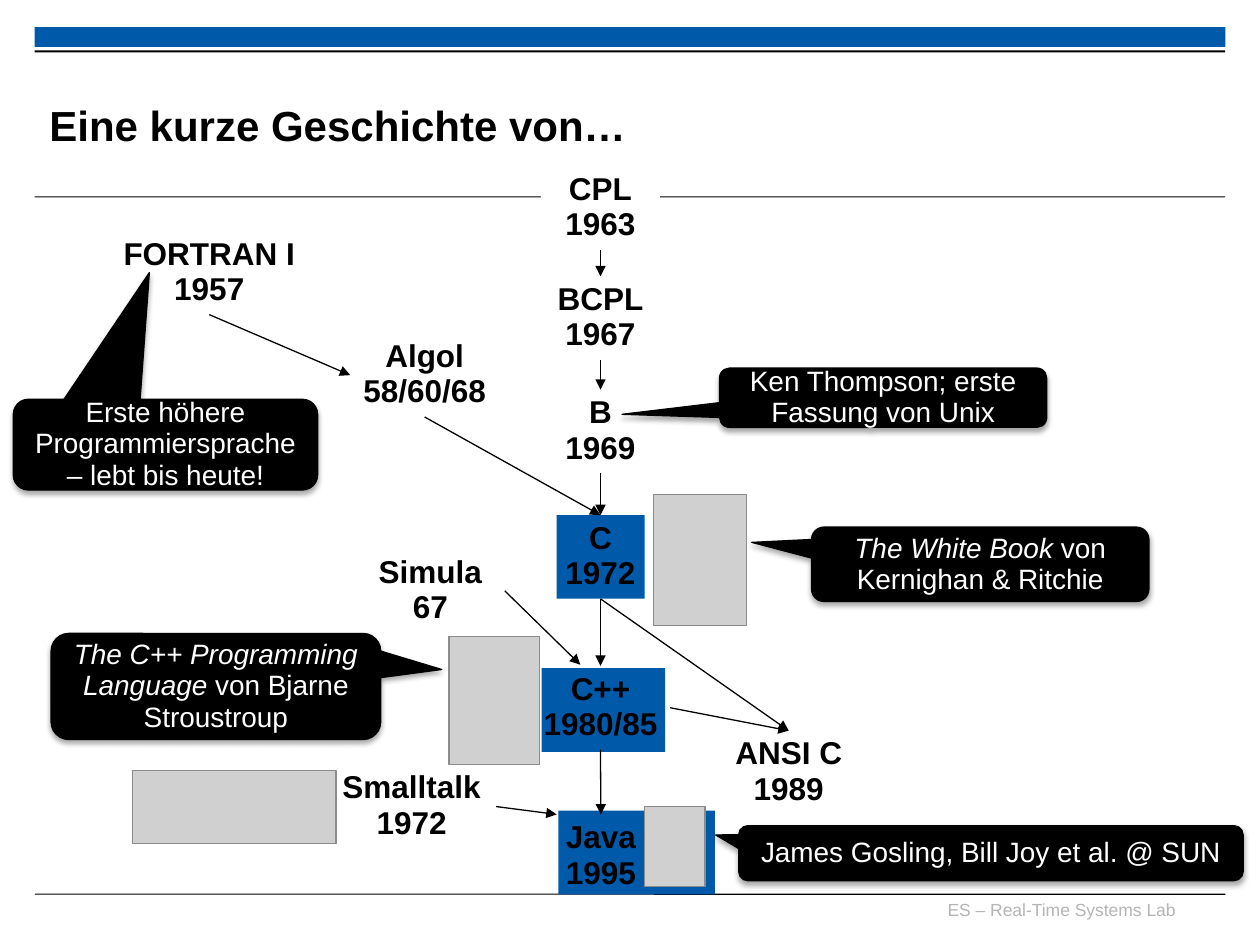
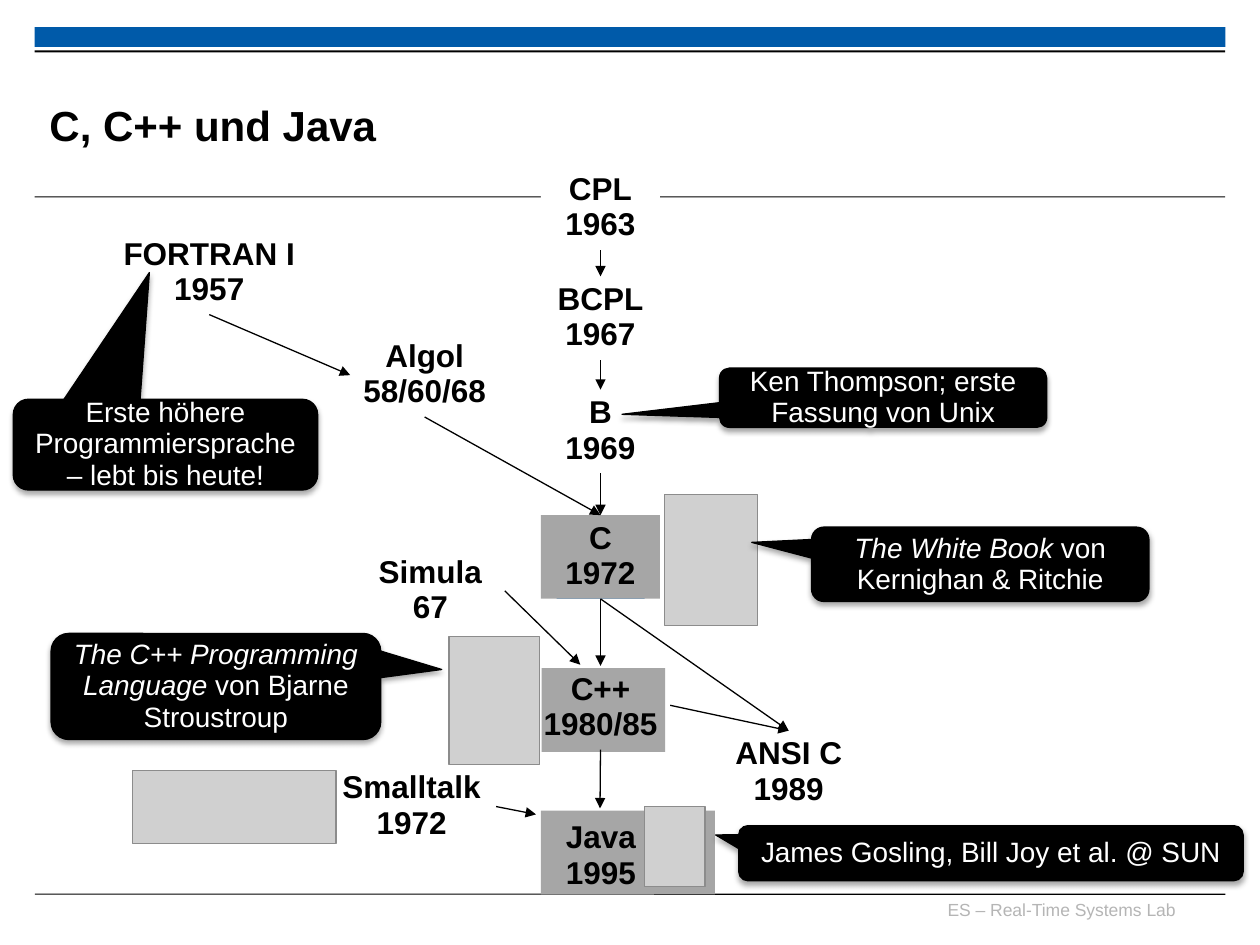
Before and after one commit to h82k/tud-cppp, a slide deck: slide 9 of Vorlesung/0 Organisatorisches.pptx (slide 8 before the commit). Drawn at 1260x945 pixels with LibreOffice and Linux fonts; fonts in the diff are those of the drawing; grey boxes stand for pictures; background and template pictures are left out. Boxes give left, top, right and bottom in pixels: in the first picture for what was removed or moved away, otherwise in the second. Text is boxed around its words. In the diff, an @@ line names an element or a change of style, - is before the commit and + after.

```diff
--- a/Vorlesung/0 Organisatorisches.pptx
+++ b/Vorlesung/0 Organisatorisches.pptx
@@ title at bbox=[49, 110, 376, 148]: text changed @@
-Eine kurze Geschichte von…
+C, C++ und Java
@@ picture: place and size @@
-picture at bbox=[654, 495, 747, 626]
+picture at bbox=[665, 495, 759, 626]
@@ rectangle "C 1972": place and size @@
-rectangle "C 1972" at bbox=[565, 527, 635, 585]
+rectangle "C 1972" at bbox=[541, 515, 659, 598]
@@ rectangle "C 1972" at bbox=[541, 515, 659, 598]: fill none to #A6A6A6 @@
@@ rectangle at bbox=[542, 668, 665, 751]: fill #005AA9 to #A6A6A6 @@
@@ arrow moved from (601, 750) - (601, 814) to (601, 750) - (600, 809) @@
@@ arrow moved from (496, 806) - (557, 814) to (496, 806) - (536, 814) @@
@@ rectangle at bbox=[541, 810, 714, 893]: fill #005AA9 to #A6A6A6 @@
@@ rectangle: place and size @@
-rectangle at bbox=[558, 810, 714, 893]
+rectangle at bbox=[541, 810, 714, 893]
```
Also in this commit, not shown: 2 other slides changed, 1 slide added, 4 other files.
